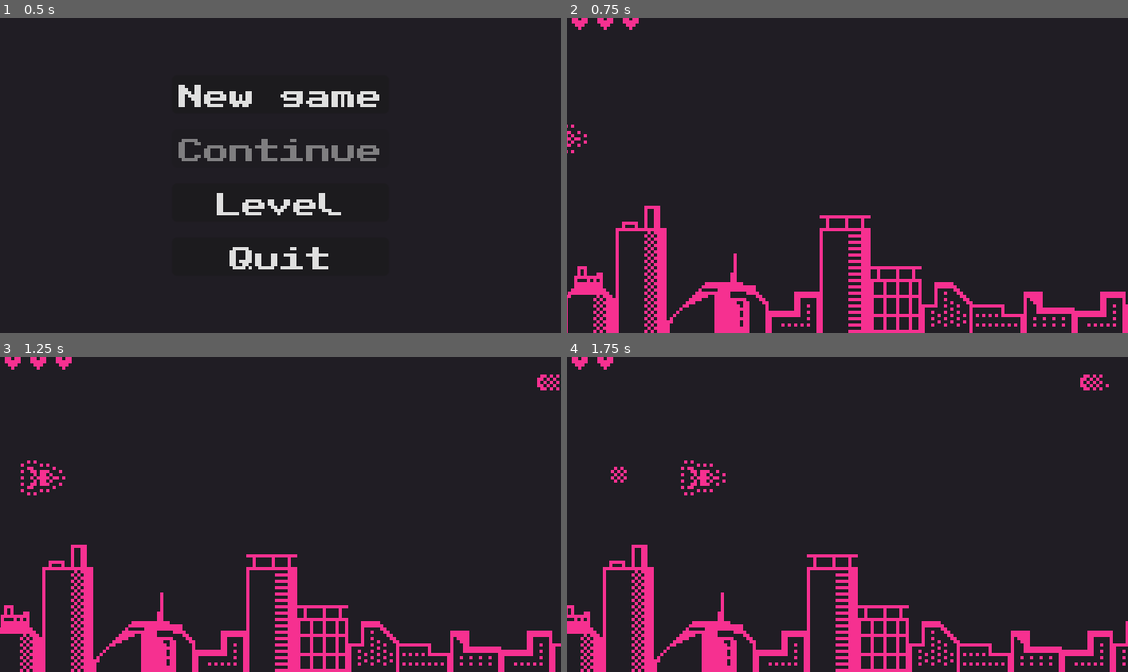
Above: before the commit, frames 1-4 (two rows, left to right).
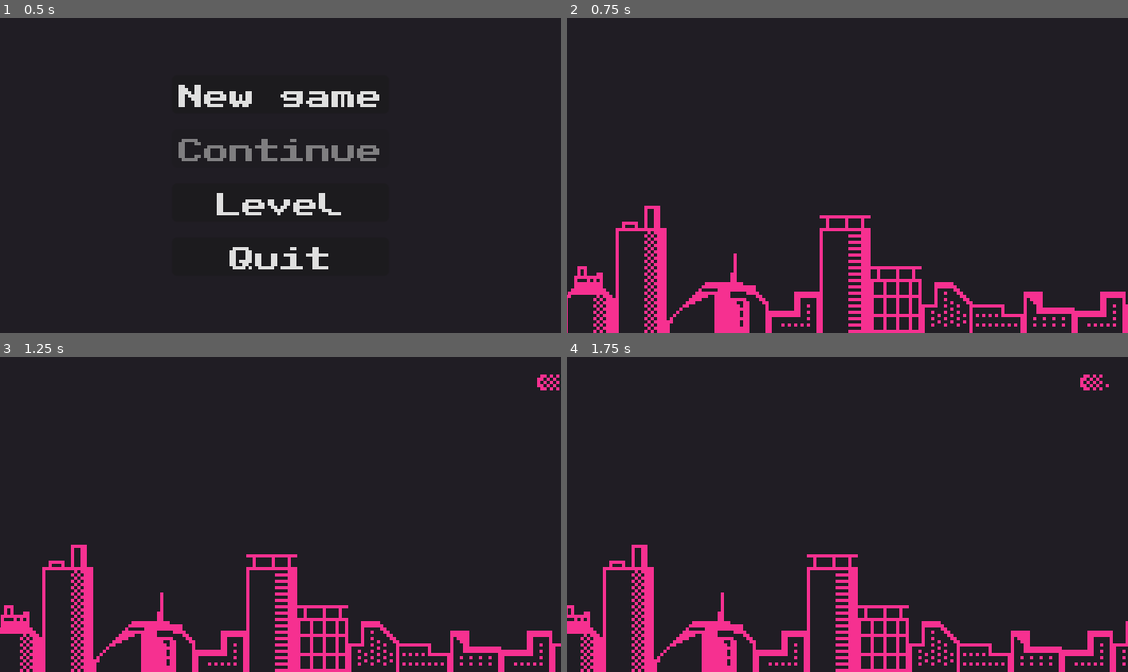
Above: after the commit, the same moments.

Repository: victor-romero-martinez/space-umpact
Game: Godot game, scene res://control/main_menu.tscn
The game is run twice, just before and just after one commit, with the same random seed, the same clock (stepped at 60 frames per second) and the same inputs.
Inputs:
- Up to frame 1 (0.5 s): no input
- Up to frame 2 (0.75 s): click "New game" at 0.5 s
- Up to frame 3 (1.25 s): no input
- Up to frame 4 (1.75 s): tap Enter (ui_accept) at 1.25, 1.35, 1.52 s; hold Right (ui_right) from 1.28 s (still down)

Frame 1 is identical in both runs. In frame 2, 0.3% of the frame differs, in the area x 0-13%, y 0-43%; in frame 3, 0.5%, in the area x 0-13%, y 0-44%; in frame 4, 0.5%.
Error after the commit: Parse Error: Could not find type "PlayerHealthBox" in the current scope. (res://scripts/utils/enemy_hit_box.gd:15)

Commit message:
update

Diff:
--- a/entities/level.tscn
+++ b/entities/level.tscn
@@ -1,6 +1,7 @@
-[gd_scene load_steps=3 format=3 uid="uid://dm5gcd3osutb1"]
+[gd_scene load_steps=4 format=3 uid="uid://dm5gcd3osutb1"]
 
 [ext_resource type="Script" path="res://scripts/utils/level_settings.gd" id="1_y4lnm"]
+[ext_resource type="Script" path="res://scripts/utils/hud_player.gd" id="2_kux8c"]
 [ext_resource type="PackedScene" uid="uid://dmb1acg6lojr5" path="res://control/menu_pause.tscn" id="2_vb0de"]
 
 [node name="Level" type="Node2D"]
@@ -14,6 +15,8 @@
 [node name="BG" type="Node2D" parent="."]
 
 [node name="Hud" type="Node2D" parent="."]
+position = Vector2(0, -12)
+script = ExtResource("2_kux8c")
 
 [node name="Player" type="Node2D" parent="."]
 
--- a/global/global.gd
+++ b/global/global.gd
@@ -8,7 +8,9 @@
 
 var screen_size: Vector2
 var current_level: int = 1
+
 var player_heart: int = 3
+var player_arsenal: Array[String] = ['bullet']
 
 var defeated_boss: bool = false
 ## call after hiding boss
--- a/project.godot
+++ b/project.godot
@@ -59,7 +59,9 @@
 2d_physics/layer_4="boss"
 2d_physics/layer_5="bullets"
 2d_physics/layer_6="sensor"
+2d_physics/layer_7="reload_item"
 2d_physics/layer_8="wall"
+2d_physics/layer_9="player_colectable"
 
 [rendering]
 
--- a/scenes/level_1.tscn
+++ b/scenes/level_1.tscn
@@ -1,9 +1,10 @@
-[gd_scene load_steps=12 format=3 uid="uid://hs2qvsb6w8tj"]
+[gd_scene load_steps=13 format=3 uid="uid://hs2qvsb6w8tj"]
 
 [ext_resource type="PackedScene" uid="uid://ncfavua7kjnn" path="res://scenes/player.tscn" id="2_do623"]
 [ext_resource type="Script" path="res://scripts/utils/level_settings.gd" id="2_yp15v"]
 [ext_resource type="PackedScene" uid="uid://hltqg6y24yxi" path="res://levels/level_1/background_manager.tscn" id="3_bacip"]
 [ext_resource type="PackedScene" uid="uid://73nbxcjdyc8b" path="res://scenes/utilities/hud_health.tscn" id="3_ks5nd"]
+[ext_resource type="Script" path="res://scripts/utils/hud_player.gd" id="3_uc5tk"]
 [ext_resource type="PackedScene" uid="uid://12i2qachdu1p" path="res://levels/level_1/enemy_manager.tscn" id="6_8w0a2"]
 [ext_resource type="PackedScene" uid="uid://dvhb412hqr1q3" path="res://levels/level_1/enemy_chunk_0.tscn" id="7_h7mse"]
 [ext_resource type="PackedScene" uid="uid://2empk7mtmylg" path="res://levels/level_1/enemy_chunk_1.tscn" id="8_dcy32"]
@@ -26,15 +27,17 @@
 [node name="MapManager" parent="BG" instance=ExtResource("3_bacip")]
 metadata/_edit_lock_ = true
 
-[node name="Hud" type="Node2D" parent="."]
+[node name="Hud" type="Node2D" parent="." node_paths=PackedStringArray("final_position")]
+position = Vector2(0, -12)
+script = ExtResource("3_uc5tk")
+final_position = NodePath("HudPosition")
 
-[node name="HudHealth" parent="Hud" node_paths=PackedStringArray("position_in_game") instance=ExtResource("3_ks5nd")]
-position = Vector2(4, -7)
-position_in_game = NodePath("../PlayerHealthPosition")
+[node name="HudHealth" parent="Hud" instance=ExtResource("3_ks5nd")]
+position = Vector2(4, 0)
 metadata/_edit_lock_ = true
 
-[node name="PlayerHealthPosition" type="Marker2D" parent="Hud"]
-position = Vector2(4, 4)
+[node name="HudPosition" type="Marker2D" parent="Hud"]
+position = Vector2(9, 5)
 metadata/_edit_lock_ = true
 
 [node name="Player" type="Node2D" parent="."]
--- a/scenes/level_2.tscn
+++ b/scenes/level_2.tscn
@@ -1,8 +1,9 @@
-[gd_scene load_steps=13 format=3 uid="uid://bse3clbf784ak"]
+[gd_scene load_steps=14 format=3 uid="uid://bse3clbf784ak"]
 
 [ext_resource type="Script" path="res://scripts/utils/level_settings.gd" id="1_4iprt"]
 [ext_resource type="PackedScene" uid="uid://dvccawcbgcnj7" path="res://levels/level_2/background_manager.tscn" id="2_3wt1b"]
 [ext_resource type="PackedScene" uid="uid://73nbxcjdyc8b" path="res://scenes/utilities/hud_health.tscn" id="2_jj21j"]
+[ext_resource type="Script" path="res://scripts/utils/hud_player.gd" id="3_2trpj"]
 [ext_resource type="PackedScene" uid="uid://ncfavua7kjnn" path="res://scenes/player.tscn" id="3_vard1"]
 [ext_resource type="PackedScene" uid="uid://12i2qachdu1p" path="res://levels/level_1/enemy_manager.tscn" id="4_whtcc"]
 [ext_resource type="PackedScene" uid="uid://caasmbolvwk0n" path="res://levels/level_2/enemy_chunk_0.tscn" id="5_ogfs4"]
@@ -25,15 +26,17 @@
 
 [node name="BackgroundManager" parent="BG" instance=ExtResource("2_3wt1b")]
 
-[node name="Hud" type="Node2D" parent="."]
+[node name="Hud" type="Node2D" parent="." node_paths=PackedStringArray("final_position")]
+position = Vector2(0, -12)
+script = ExtResource("3_2trpj")
+final_position = NodePath("HudPosition")
 
-[node name="HudHealth" parent="Hud" node_paths=PackedStringArray("position_in_game") instance=ExtResource("2_jj21j")]
-position = Vector2(4, -7)
-position_in_game = NodePath("../PlayerHealthPosition")
+[node name="HudHealth" parent="Hud" instance=ExtResource("2_jj21j")]
+position = Vector2(4, 0)
 metadata/_edit_lock_ = true
 
-[node name="PlayerHealthPosition" type="Marker2D" parent="Hud"]
-position = Vector2(4, 4)
+[node name="HudPosition" type="Marker2D" parent="Hud"]
+position = Vector2(9, 5)
 metadata/_edit_lock_ = true
 
 [node name="Player" type="Node2D" parent="."]
--- a/scenes/player.tscn
+++ b/scenes/player.tscn
@@ -1,11 +1,10 @@
 [gd_scene load_steps=15 format=3 uid="uid://ncfavua7kjnn"]
 
-[ext_resource type="PackedScene" uid="uid://b2jnic4ytfvg3" path="res://entities/actors.tscn" id="1_oct7a"]
-[ext_resource type="Script" path="res://scripts/player.gd" id="2_c5j55"]
+[ext_resource type="Script" path="res://scripts/player/player.gd" id="2_c5j55"]
 [ext_resource type="Texture2D" uid="uid://bc7h6qwx3d7bi" path="res://assets/ship.png" id="2_wxiv3"]
-[ext_resource type="PackedScene" uid="uid://cwj4d2ay65k5w" path="res://scenes/utilities/bullet.tscn" id="3_lue58"]
 [ext_resource type="PackedScene" uid="uid://b4ag2vyg2jj2y" path="res://scenes/utilities/explotion.tscn" id="4_gyihd"]
 [ext_resource type="PackedScene" uid="uid://b6kwgfottfx6k" path="res://scenes/utilities/player_hit_box.tscn" id="6_1htvj"]
+[ext_resource type="Script" path="res://scripts/player/colector_item.gd" id="7_gowpx"]
 [ext_resource type="PackedScene" uid="uid://dfew3tjdbt8e5" path="res://scenes/utilities/player_health_box.tscn" id="7_j7iap"]
 
 [sub_resource type="AtlasTexture" id="AtlasTexture_r0jf1"]
@@ -43,8 +42,8 @@
 }]
 
 [sub_resource type="CapsuleShape2D" id="CapsuleShape2D_af115"]
-radius = 7.99987
-height = 23.9996
+radius = 5.9942
+height = 19.9997
 
 [sub_resource type="CapsuleShape2D" id="CapsuleShape2D_fdn0y"]
 radius = 4.18514
@@ -54,40 +53,53 @@
 radius = 6.99987
 height = 22.0118
 
-[node name="Player" instance=ExtResource("1_oct7a")]
+[sub_resource type="CapsuleShape2D" id="CapsuleShape2D_phk82"]
+radius = 5.99996
+height = 21.9999
+
+[node name="Player" type="CharacterBody2D"]
 collision_layer = 2
 collision_mask = 0
 script = ExtResource("2_c5j55")
-bullet_scene = ExtResource("3_lue58")
 explotion_scene = ExtResource("4_gyihd")
 
-[node name="AnimatedSprite2D" parent="." index="0"]
+[node name="AnimatedSprite2D" type="AnimatedSprite2D" parent="."]
 position = Vector2(11, 9)
 scale = Vector2(2, 2)
 sprite_frames = SubResource("SpriteFrames_gfygm")
 
-[node name="CollisionShape2D" parent="." index="1"]
+[node name="PlayerCollision" type="CollisionShape2D" parent="."]
 visible = false
 position = Vector2(9, 8)
 rotation = 1.56509
 shape = SubResource("CapsuleShape2D_af115")
 
-[node name="PlayerHitBox" parent="." index="2" instance=ExtResource("6_1htvj")]
+[node name="PlayerHitBox" parent="." instance=ExtResource("6_1htvj")]
 visible = false
 position = Vector2(1, 1)
 scale = Vector2(1.70215, 1.67611)
-collision_mask = 28
+collision_mask = 92
 
-[node name="CollisionShape2D" type="CollisionShape2D" parent="PlayerHitBox" index="0"]
+[node name="CollisionShape2D" type="CollisionShape2D" parent="PlayerHitBox"]
 position = Vector2(5.28744, 4.17634)
 rotation = 1.58667
 shape = SubResource("CapsuleShape2D_fdn0y")
 debug_color = Color(0.228476, 0.627522, 0.338528, 0.42)
 
-[node name="PlayerHealthBox" parent="." index="3" instance=ExtResource("7_j7iap")]
+[node name="PlayerHealthBox" parent="." instance=ExtResource("7_j7iap")]
 visible = false
 
-[node name="CollisionShape2D" type="CollisionShape2D" parent="PlayerHealthBox" index="0"]
+[node name="CollisionShape2D" type="CollisionShape2D" parent="PlayerHealthBox"]
 position = Vector2(10, 8)
 rotation = 1.57692
 shape = SubResource("CapsuleShape2D_sg50y")
+
+[node name="ColectorItem" type="Area2D" parent="."]
+collision_layer = 256
+collision_mask = 64
+script = ExtResource("7_gowpx")
+
+[node name="CollisionShape2D" type="CollisionShape2D" parent="ColectorItem"]
+position = Vector2(10, 7)
+rotation = -1.57421
+shape = SubResource("CapsuleShape2D_phk82")
--- a/scenes/utilities/heart.tscn
+++ /dev/null
@@ -1,8 +0,0 @@
-[gd_scene load_steps=2 format=3 uid="uid://deoykf3r15ooe"]
-
-[ext_resource type="Texture2D" uid="uid://dak2c407413i6" path="res://assets/hud.png" id="1_r30ai"]
-
-[node name="Heart" type="Sprite2D"]
-scale = Vector2(2, 2)
-texture = ExtResource("1_r30ai")
-hframes = 4
--- a/scenes/utilities/hud_health.tscn
+++ b/scenes/utilities/hud_health.tscn
@@ -1,8 +1,6 @@
-[gd_scene load_steps=3 format=3 uid="uid://73nbxcjdyc8b"]
+[gd_scene load_steps=2 format=3 uid="uid://73nbxcjdyc8b"]
 
 [ext_resource type="Script" path="res://scripts/utils/hud_heart.gd" id="1_qu87b"]
-[ext_resource type="PackedScene" uid="uid://deoykf3r15ooe" path="res://scenes/utilities/heart.tscn" id="2_m5vd4"]
 
 [node name="HudHealth" type="Node2D"]
 script = ExtResource("1_qu87b")
-heart_compnent = ExtResource("2_m5vd4")
--- a/scenes/utilities/player_health_box.tscn
+++ b/scenes/utilities/player_health_box.tscn
@@ -1,6 +1,6 @@
 [gd_scene load_steps=2 format=3 uid="uid://dfew3tjdbt8e5"]
 
-[ext_resource type="Script" path="res://scripts/utils/player_health_box.gd" id="1_j8jmh"]
+[ext_resource type="Script" path="res://scripts/player/player_health_box.gd" id="1_j8jmh"]
 
 [node name="PlayerHealthBox" type="Area2D"]
 collision_layer = 2
--- a/scenes/utilities/player_hit_box.tscn
+++ b/scenes/utilities/player_hit_box.tscn
@@ -1,6 +1,6 @@
 [gd_scene load_steps=2 format=3 uid="uid://b6kwgfottfx6k"]
 
-[ext_resource type="Script" path="res://scripts/utils/player_hit_box.gd" id="1_f2o1i"]
+[ext_resource type="Script" path="res://scripts/player/player_hit_box.gd" id="1_f2o1i"]
 
 [node name="PlayerHitBox" type="Area2D"]
 collision_layer = 0
--- a/scripts/player.gd
+++ /dev/null
@@ -1,117 +0,0 @@
-@icon("res://assets/icons/gamepad.svg")
-extends CharacterBody2D
-
-''' This script is only for Player node.
-	- Use actors.tscn to inherited scene located in res://entities/actors.tscn
-	- Attach dragging in Player node
-'''
-
-signal hit
-
-@export_group('Bullet Settings')
-@export var bullet_scene: PackedScene
-## how many bullets can shots
-@export var bullet_by_shoot: int = 3
-## how many time wait for the next shooting
-@export var wait_seconds: float = .5
-
-@export_group('Settings')
-@export var speed = 80.0
-@export var respawn: Marker2D
-@export var exit_screen: Marker2D
-@export var explotion_scene: PackedScene
-
-@onready var global = Global
-
-enum TState { IMMUNITY, MOVE, FREEZE }
-
-var _can_shoot: bool = true
-var state: TState = TState.IMMUNITY
-
-
-func _ready():
-	_animation_spawn()
-	_start_combat()
-
-
-func _physics_process(delta):
-	if state == TState.MOVE or state == TState.IMMUNITY:
-		_move(delta)
-		move_and_slide()
-
-	if is_on_wall() or is_on_floor(): make_boom()
-	if Input.is_action_just_pressed("ui_accept"): _fire()
-	if global.queue_boss: _finish_combat()
-
-
-func _move(delta):
-	var direction = Input.get_vector('ui_left', 'ui_right', 'ui_up', 'ui_down')
-	velocity = direction.normalized() * speed
-
-	if state == TState.MOVE or state == TState.IMMUNITY:
-		# limits movement on the screen
-		#WARNING: hace un pequeño movimineto
-		position += velocity * delta
-		position = position.clamp(Vector2.ZERO, (Global.screen_size - Vector2(21.0, 15.0)))
-
-# enter from outside
-func _start_combat():
-	var t = create_tween()
-	t.tween_property(self, 'global_position', respawn.position, .45)\
-		.set_trans(Tween.TRANS_LINEAR)\
-		.set_ease(Tween.EASE_OUT)
-	t.tween_callback(func (): state = TState.MOVE)
-
-
-func _finish_combat():
-	state = TState.FREEZE
-	$CollisionShape2D.disabled = true
-	velocity.x = speed * 2
-	if global_position.x > global.screen_size.x: global.hidden_player = true
-	move_and_slide()
-
-
-# apply damage and reset position when not immunity
-func make_boom():
-	#if not IMMUNITY OR FREEZE:
-	if state == TState.MOVE:
-		_apply_explotion()
-		_animation_spawn()
-
-		hit.emit()
-		global_position = respawn.position
-
-
-# apply animation
-func _animation_spawn():
-	state = TState.IMMUNITY
-	$AnimatedSprite2D.play('respawn')
-	await get_tree().create_timer(2.0).timeout
-	state = TState.MOVE
-	$AnimatedSprite2D.play('default')
-
-
-#TODO: destroy when colliction by buildings
-func _fire():
-	if _can_shoot:
-		for _b in bullet_by_shoot:
-			var bullet = bullet_scene.instantiate()
-			bullet.position = global_position + Vector2(28, 8)
-			add_sibling(bullet)
-
-			await get_tree().create_timer(0.06).timeout #WARNING: no estoy seguro de esto
-
-		_shoot_handle()
-
-
-# add explotion as sibling
-func _apply_explotion():
-	var boom = explotion_scene.instantiate()
-	boom.position = global_position + Vector2(4, 6)
-	add_sibling(boom)
-
-
-func _shoot_handle():
-	_can_shoot = false
-	await get_tree().create_timer(wait_seconds).timeout
-	_can_shoot = true
--- a/scripts/utils/hud_heart.gd
+++ b/scripts/utils/hud_heart.gd
@@ -2,43 +2,19 @@
 extends Node2D
 class_name HudHealth
 
-@export var heart_compnent: PackedScene
-@export var position_in_game: Marker2D
 
 @onready var global = Global
 
-var _initial_position: Vector2
+var img = load('res://assets/heart.png')
 
 
 func _ready():
-	if heart_compnent and position_in_game:
-		_initial_position = position
-		for h in global.player_heart:
-			var heart = heart_compnent.instantiate()
-			heart.position.x = position.x + 16.0 * h
-			add_child(heart)
-		_show_health()
-	else:
-		push_error('PackedScene or InitialHealthPosition is missing')
-
-
-func _process(_delta):
-	if global.defeated_boss:
-		_hide_health()
-
-
-func _show_health():
-	var t = create_tween()
-	t.tween_property(self, 'position', position_in_game.position, .45)\
-		.set_trans(Tween.TRANS_EXPO)\
-		.set_ease(Tween.EASE_OUT)
-
-
-func _hide_health():
-	var t = create_tween()
-	t.tween_property(self, 'position', _initial_position, .45)\
-		.set_trans(Tween.TRANS_LINEAR)\
-		.set_ease(Tween.EASE_IN)
+	for h in global.player_heart:
+		var heart = Sprite2D.new()
+		heart.texture = img
+		heart.position.x = position.x + 10.0 * h
+		heart.scale = Vector2(1.5, 1.5)
+		add_child(heart)
 
 
 func _remove_heart():
--- a/scripts/utils/player_health_box.gd
+++ /dev/null
@@ -1,11 +0,0 @@
-@icon("res://assets/icons/heavy-black-heart.svg")
-extends Area2D
-class_name PlayerHealthBox
-
-
-## DANGER: Be sure to set the collisions as follows: Layer assigned to [b][color=#d58b8b]player[/color][/b] and Mask [b][color=#d58b8b]unassigned[/color][/b]
-
-
-## Set player health and apply function dead
-func take_damage():
-	get_parent().make_boom()
--- a/scripts/utils/player_hit_box.gd
+++ /dev/null
@@ -1,16 +0,0 @@
-@icon("res://assets/icons/crossed-swords.svg")
-extends Area2D
-class_name PlayerHitBox
-
-
-## DANGER: Be sure to set the collisions as follows: Layer  [b][color=#d58b8b]unassigned[/color][/b] and Mask assigned to [b][color=#d58b8b]enemy[/color][/b]
-
-
-func _ready():
-	area_entered.connect(_hit)
-
-
-## Enemy must have a components [u][color=#d58b8b]EnemyHealthBox[/color][/u]
-func _hit(area: Area2D):
-	if area is EnemyHealthBox: # TODO: agregar colosion player
-		area.take_damage()
--- a/scripts/utils/rocket.gd
+++ b/scripts/utils/rocket.gd
@@ -8,23 +8,28 @@
 @export var directon: Direction = Direction.RIGHT
 @export var explotion: PackedScene
 
+@onready var global = Global
 
 var collitions: Array[CollisionObject2D] = []
+
+
+func _ready():
+	if directon == Direction.LEFT:
+		$Sprite2D.flip_h = true
+		$Sensor.rotation_degrees = 180
+		$HitBox.rotation_degrees = 180
 
 
 func _physics_process(_delta):
 	velocity.x = directon * speed
 
-	if velocity.x > 0:
-		$Sprite2D.flip_h = false
-	else:
-		$Sprite2D.flip_h = true
 
 	if collitions.is_empty():
 		velocity.y = 0
 	else:
 		scan()
 
+	_auto_remove()
 	move_and_slide()
 
 
@@ -43,6 +48,11 @@
 		add_sibling(boom)
 
 
+func _auto_remove():
+	if global_position.x > global.screen_size.x or global_position.x < 0:
+		queue_free()
+
+
 # add
 func _on_sensor_body_entered(body):
 	collitions.append(body)
--- a/test/test_room.tscn
+++ b/test/test_room.tscn
@@ -1,14 +1,19 @@
-[gd_scene load_steps=7 format=3 uid="uid://cf75tmh3rpht1"]
+[gd_scene load_steps=11 format=3 uid="uid://cf75tmh3rpht1"]
 
 [ext_resource type="Script" path="res://test/test_room.gd" id="1_odhxs"]
 [ext_resource type="PackedScene" uid="uid://73nbxcjdyc8b" path="res://scenes/utilities/hud_health.tscn" id="1_qhkwd"]
 [ext_resource type="PackedScene" uid="uid://dmb1acg6lojr5" path="res://control/menu_pause.tscn" id="2_51vey"]
+[ext_resource type="Script" path="res://scripts/utils/hud_player.gd" id="2_6484b"]
 [ext_resource type="PackedScene" uid="uid://ncfavua7kjnn" path="res://scenes/player.tscn" id="2_b2s5v"]
+[ext_resource type="PackedScene" uid="uid://bei2gam4iv8m6" path="res://scenes/utilities/gun_hud.tscn" id="3_jusy6"]
 [ext_resource type="PackedScene" uid="uid://dxdtonhgxyoh8" path="res://levels/level_1/boss_chunk.tscn" id="5_7qg75"]
 [ext_resource type="PackedScene" uid="uid://3jrsb7a53rbs" path="res://scenes/enemies/enemy_3.tscn" id="7_mlwkf"]
+[ext_resource type="PackedScene" uid="uid://c8c2extoj0v8v" path="res://scenes/utilities/reload.tscn" id="7_s7x5g"]
+[ext_resource type="PackedScene" uid="uid://b6o73s0pkyk7x" path="res://scenes/utilities/rocket.tscn" id="10_60wfp"]
 
 [node name="TestRoom" type="Node2D"]
 script = ExtResource("1_odhxs")
+metadata/_edit_lock_ = true
 
 [node name="ColorRect" type="ColorRect" parent="."]
 offset_right = 358.0
@@ -16,15 +21,22 @@
 color = Color(0.12549, 0.113725, 0.141176, 1)
 metadata/_edit_lock_ = true
 
-[node name="Hud" type="Node2D" parent="."]
-
-[node name="HudHealth" parent="Hud" node_paths=PackedStringArray("position_in_game") instance=ExtResource("1_qhkwd")]
-position = Vector2(4, -3)
-position_in_game = NodePath("../PlayerHealthPosition")
+[node name="Hud" type="Node2D" parent="." node_paths=PackedStringArray("final_position")]
+position = Vector2(0, -12)
+script = ExtResource("2_6484b")
+final_position = NodePath("HudPosition")
 metadata/_edit_lock_ = true
 
-[node name="PlayerHealthPosition" type="Marker2D" parent="Hud"]
-position = Vector2(4, 4)
+[node name="HudHealth" parent="Hud" instance=ExtResource("1_qhkwd")]
+position = Vector2(4, 0)
+metadata/_edit_lock_ = true
+
+[node name="GunHud" parent="Hud" instance=ExtResource("3_jusy6")]
+position = Vector2(53, 0)
+metadata/_edit_lock_ = true
+
+[node name="HudPosition" type="Marker2D" parent="Hud"]
+position = Vector2(9, 5)
 metadata/_edit_lock_ = true
 
 [node name="Player" type="Node2D" parent="."]
@@ -55,5 +67,19 @@
 [node name="Enemy4" parent="." instance=ExtResource("7_mlwkf")]
 position = Vector2(206, 78)
 
+[node name="Reload" parent="." instance=ExtResource("7_s7x5g")]
+position = Vector2(105, 112)
+collision_layer = 64
+collision_mask = 256
+
+[node name="Reload2" parent="." instance=ExtResource("7_s7x5g")]
+position = Vector2(140, 112)
+collision_layer = 64
+collision_mask = 256
+
+[node name="Rocket" parent="." instance=ExtResource("10_60wfp")]
+position = Vector2(325, 149)
+directon = -1
+
 [connection signal="hit" from="Player/Player" to="Hud/HudHealth" method="_on_player_hit"]
 [connection signal="resume" from="MenuPause" to="." method="_on_menu_pause_resume"]
Binary file removed: assets/hud.png
